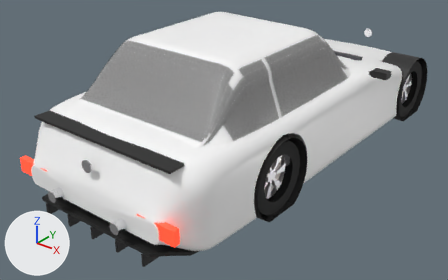
The glTF model public/models/cars/kaizen_rx7.glb, before and after one commit.
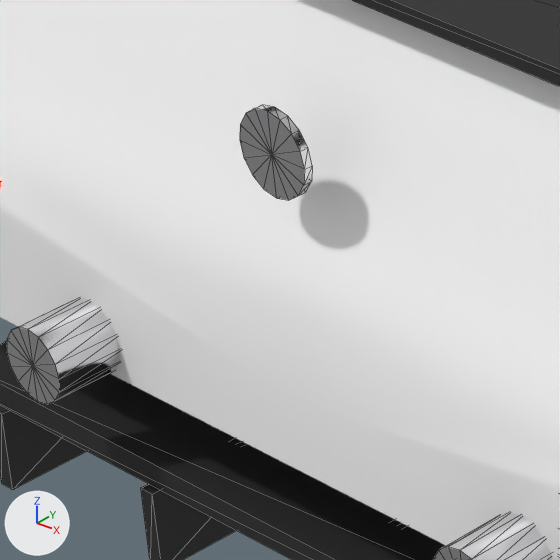
The first picture shows the older version from a 50 mm camera at (3.14, -4.75, 2.68) aimed at (-0.13, -0.66, 0.14). The close-ups show the older and then the newer version on the part from 10% to 29% of the width and 52% to 80% of the height of that picture. Only the edits that show in the close-ups are written down. The axes (+X, +Y, +Z) are drawn at lower left. The lights are the same throughout. The close-ups show mesh edges as thin lines. Where no turn or scale is listed for an object, it has been applied to the vertices. Vertices at exactly the same position are counted once.

Objects in the first close-up: 'Body', 'Chrome', 'Trim'.
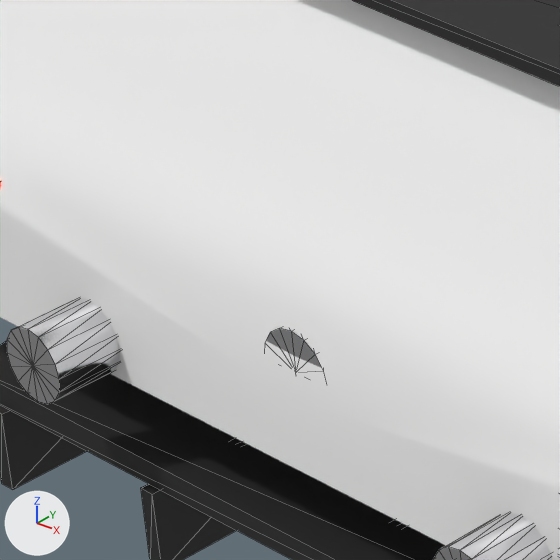
What differs and where, as boxes (x1, y1, x2, y2) in the close-ups (560 x 560 px; the box of a moved part takes in the faces that stretch with it):
'Chrome', reshaped: before (7, 105, 552, 560); after (7, 298, 552, 560)
part 1 of me_exhaust_0, moved or reshaped: before (240, 105, 312, 200); after (266, 328, 322, 368)

Diff of the bpy script that builds the scene:
```diff
--- a/public/models/cars/kaizen_rx7.glb.py
+++ b/public/models/cars/kaizen_rx7.glb.py
@@ me_exhaust_0 @@
 # used by ob_chrome; location = (-0.339, -2.392, 0.28)
-me_exhaust_0.from_pydata(...)  # 136 vertices, 256 faces; spans x -0.05..0.72, y -0.05..4.31, z -0.05..0.39
+me_exhaust_0.from_pydata(...)  # 136 vertices, 256 faces; spans x -0.05..0.72, y -0.05..4.31, z -0.05..0.14
+# me_exhaust_0 part 1: the loose piece of 34 vertices spanning x 0.29..0.39, y 0.03..0.04, z 0.28..0.39 is moved by (0.0, 0.0, -0.26)
+# other edits to the shape of me_exhaust_0 do not show in these pictures
 me_exhaust_0.materials.append(mat_chrome)
```
